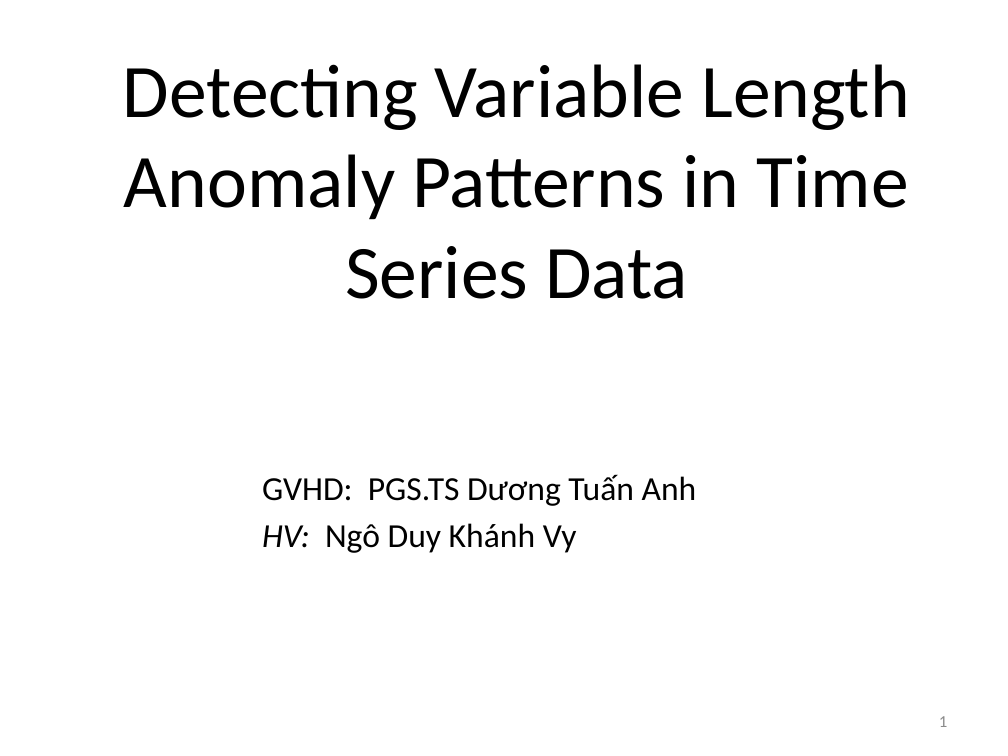
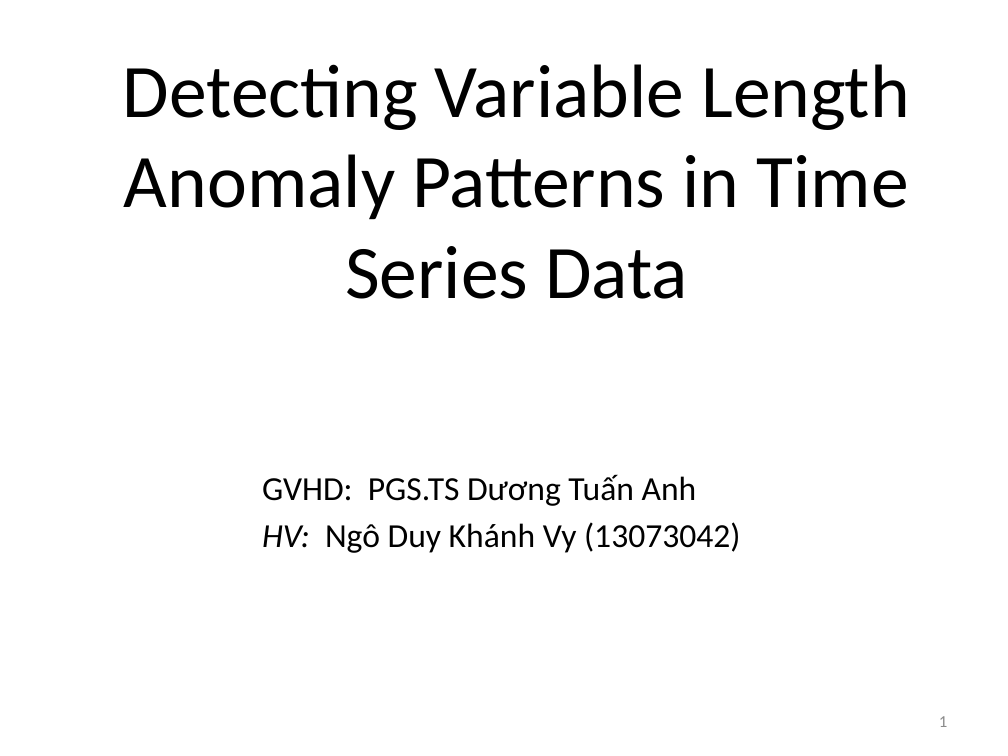
Before and after one commit to vyngo/caohoc-project-name, a slide deck: slide 1 of Report/pre.pptx. Drawn at 1008x756 pixels with LibreOffice and Linux fonts; fonts in the diff are those of the drawing. Boxes give left, top, right and bottom in pixels: in the first picture for what was removed or moved away, otherwise in the second. Text is boxed around its words. In the diff, an @@ line names an element or a change of style, - is before the commit and + after.

```diff
--- a/Report/pre.pptx
+++ b/Report/pre.pptx
@@ subtitle at (262,522,740,553): text changed @@
-HV: Ngô Duy Khánh Vy
+HV: Ngô Duy Khánh Vy (13073042)
```
Also in this commit, not shown: 6 other slides changed, 6 slides added, 1 slide removed, 1 other file.
